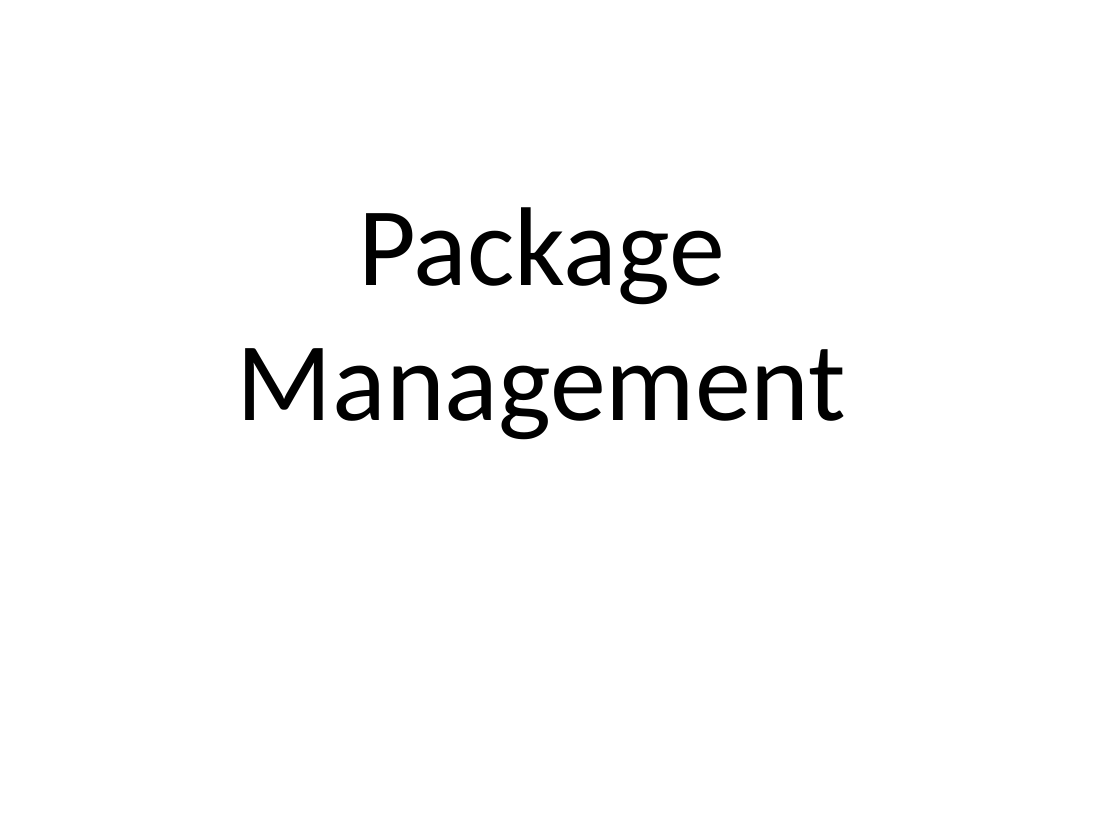
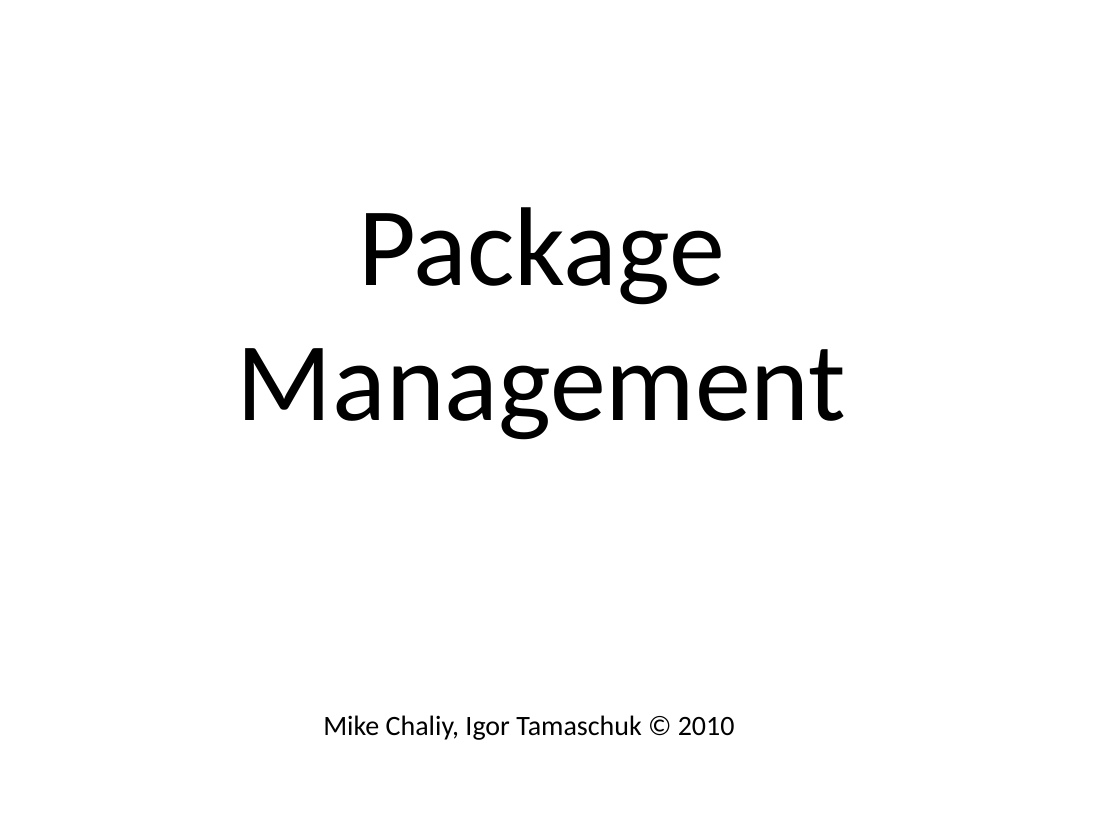
Before and after one commit to kievaltnet/kievaltnet, a slide deck: slide 1 of events/20101029_nupack/Package Management.pptx. Drawn at 1120x840 pixels with LibreOffice and Linux fonts; fonts in the diff are those of the drawing. Boxes give left, top, right and bottom in pixels: in the first picture for what was removed or moved away, otherwise in the second. Text is boxed around its words. In the diff, an @@ line names an element or a change of style, - is before the commit and + after.

```diff
--- a/events/20101029_nupack/Package Management.pptx
+++ b/events/20101029_nupack/Package Management.pptx
@@ text added at [323, 715, 735, 740], 18 pt, text #000000 @@
+Mike Chaliy, Igor Tamaschuk © 2010
```
Also in this commit, not shown: 4 slides added, 1 other file.
